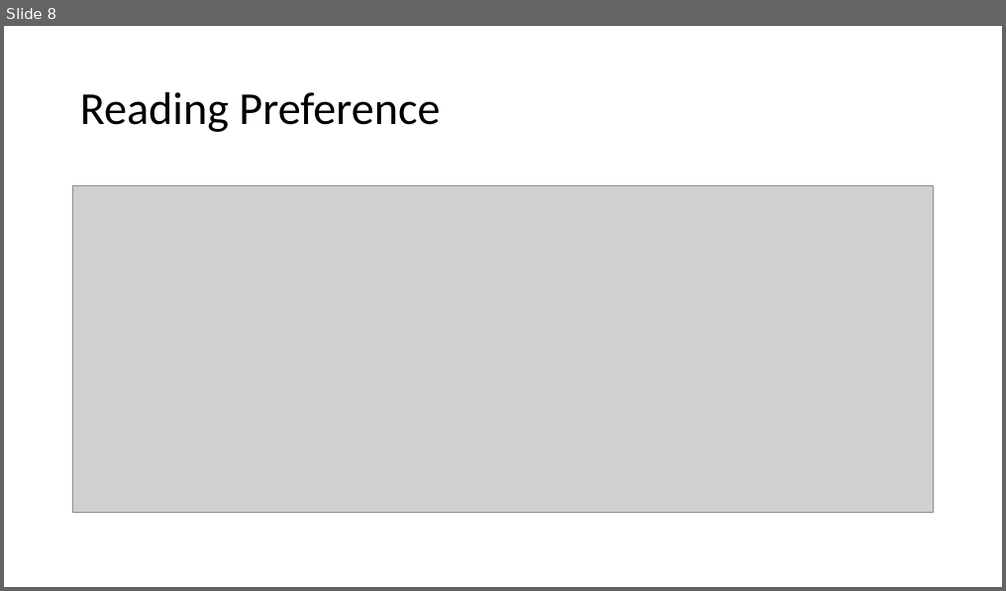
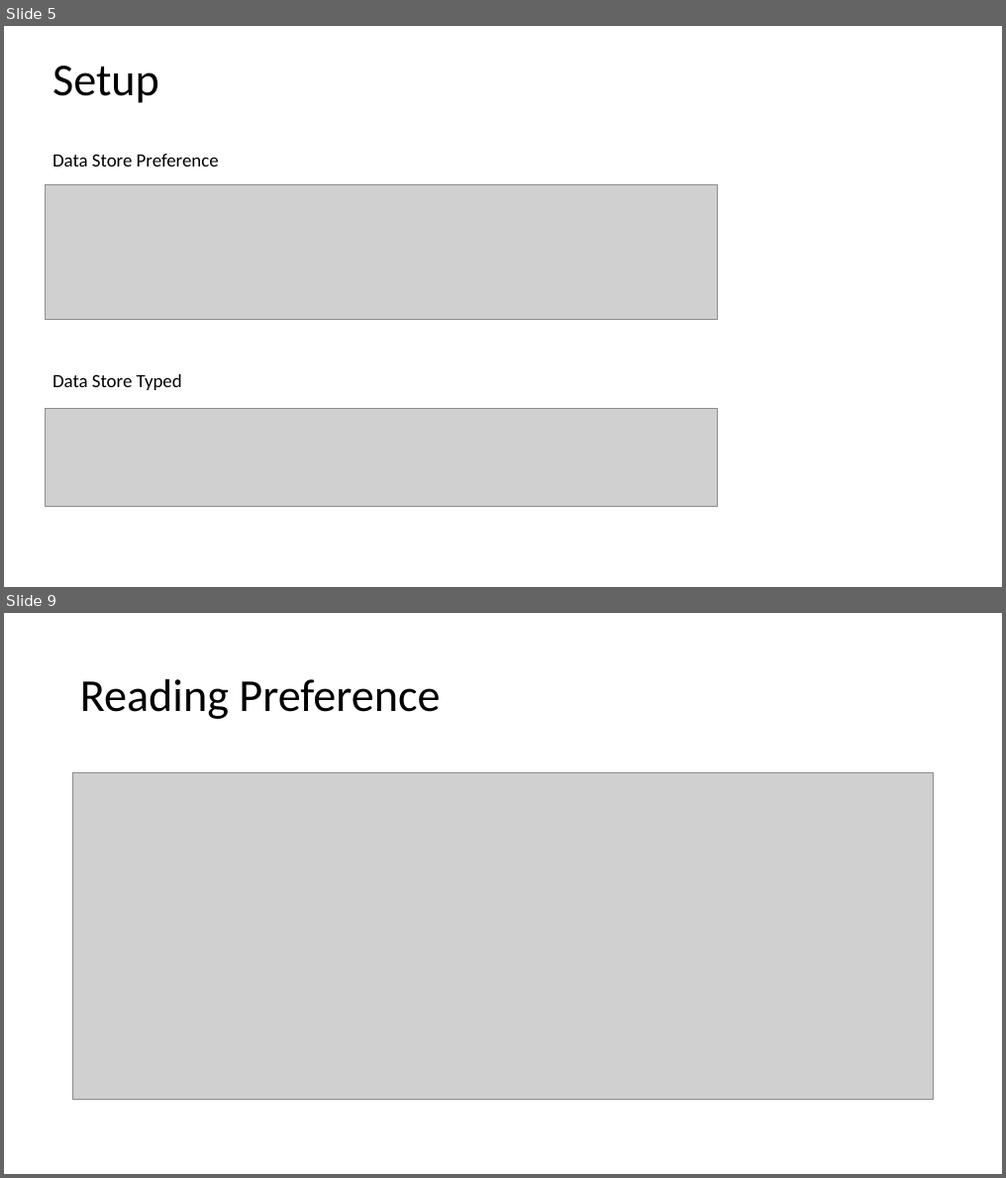
Before and after one commit to pratik-philips/DataStore-Android-Demo, a slide deck: DataStore.pptx. Shown one above the other, each under a label of ours: slide 8 before the commit, slides 5 and 9 after it; the slides between them are not shown. The pictures are 1006x591 and 1006x1178 pixels, drawn with LibreOffice and Linux fonts; fonts in the diff are those of the drawing; grey boxes stand for pictures. Boxes give left, top, right and bottom in pixels: in the first picture for what was removed or moved away, otherwise in the second. Text is boxed around its words. In the diff, an @@ line names an element or a change of style, - is before the commit and + after.

```diff
--- a/DataStore.pptx
+++ b/DataStore.pptx
@@ slide 5 added at (x1=4, y1=26, x2=1002, y2=587), background #FFFFFF @@
@@ text added at (x1=53, y1=66, x2=159, y2=103), 44 pt, text #000000 @@
+Setup
@@ text added at (x1=53, y1=154, x2=219, y2=167), 18 pt, text #000000 @@
+Data Store Preference
@@ picture added at (x1=46, y1=185, x2=717, y2=319) @@
@@ text added at (x1=53, y1=374, x2=182, y2=390), 18 pt, text #000000 @@
+Data Store Typed
@@ picture added at (x1=46, y1=408, x2=717, y2=506) @@
@@ what was slide 8 is now slide 9 @@
```
Also in this commit, not shown: 2 slides changed, 2 other slides added, 1 slide removed.
